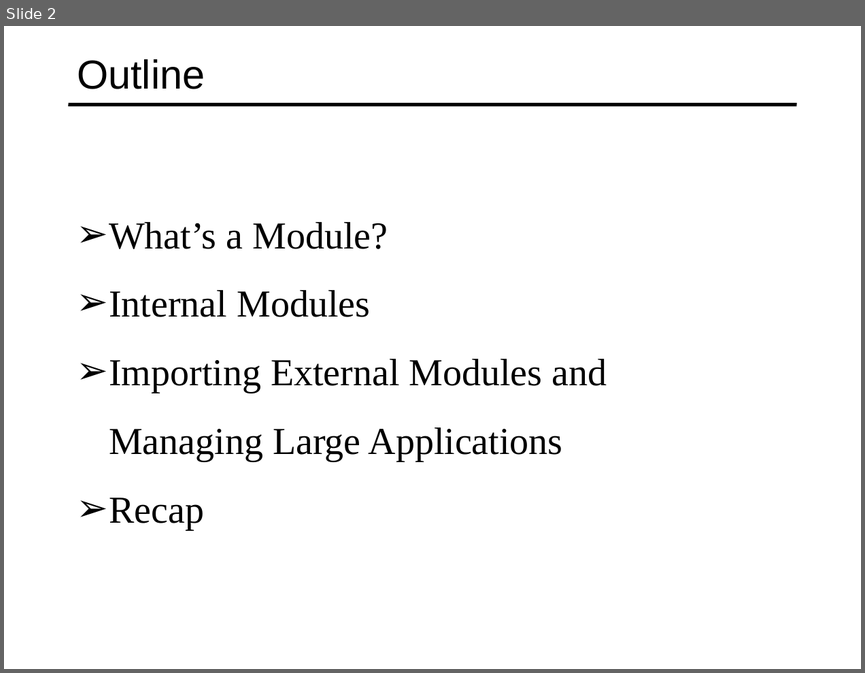
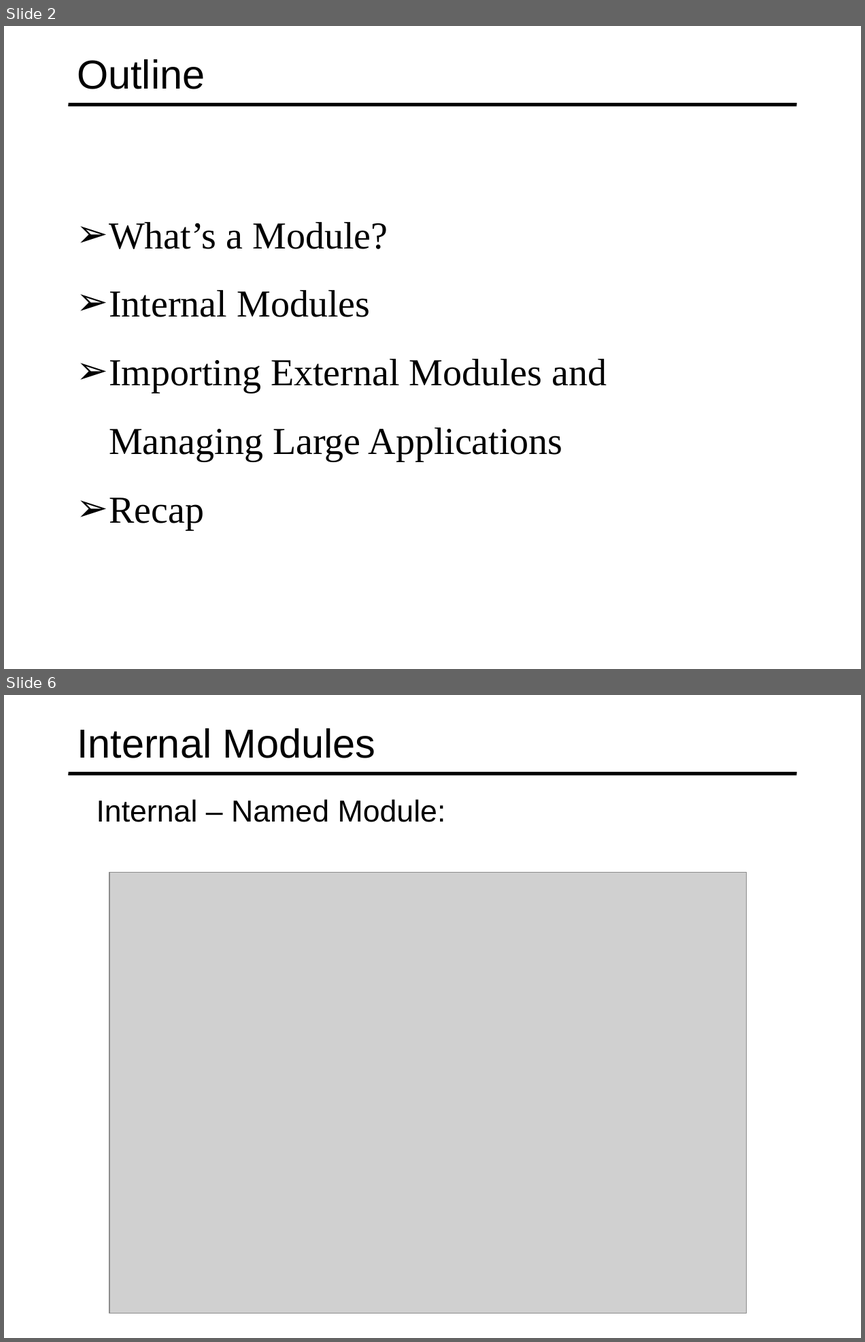
Before and after one commit to specter01wj/Jago_Link_Training, a slide deck: Angular/Angular7/TypeScript Fundamentals/4.Modules/L4_Modules.ppt. Shown one above the other, each under a label of ours: slide 2 before the commit, slides 2 and 6 after it; the slides between them are not shown. The pictures are 865x673 and 865x1342 pixels, drawn with LibreOffice and Linux fonts; fonts in the diff are those of the drawing; grey boxes stand for pictures. Boxes give left, top, right and bottom in pixels: in the first picture for what was removed or moved away, otherwise in the second. Text is boxed around its words. In the diff, an @@ line names an element or a change of style, - is before the commit and + after.

```diff
--- a/Angular/Angular7/TypeScript Fundamentals/4.Modules/L4_Modules.ppt
+++ b/Angular/Angular7/TypeScript Fundamentals/4.Modules/L4_Modules.ppt
@@ slide 6 added at (4,695,861,1338), background #FFFFFF; not listed: 1 template element that a slide beside it also shows @@
@@ title added at (77,728,376,758), 34 pt, text #000000 @@
+Internal Modules
@@ text added at (96,799,446,822), 25.5 pt, text #000000 @@
+  Internal – Named Module:
@@ picture added at (109,872,746,1312) @@
```
Also in this commit, not shown: 1 slide changed, 13 other slides added, 21 slides removed, 15 other files.
